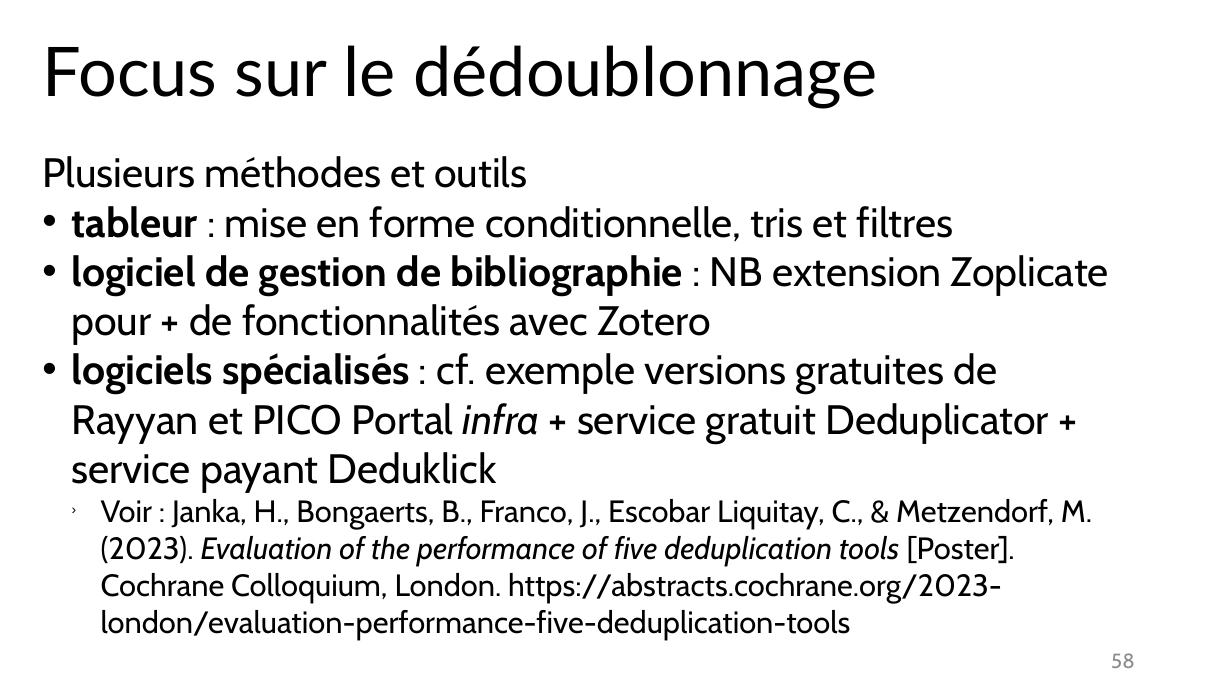
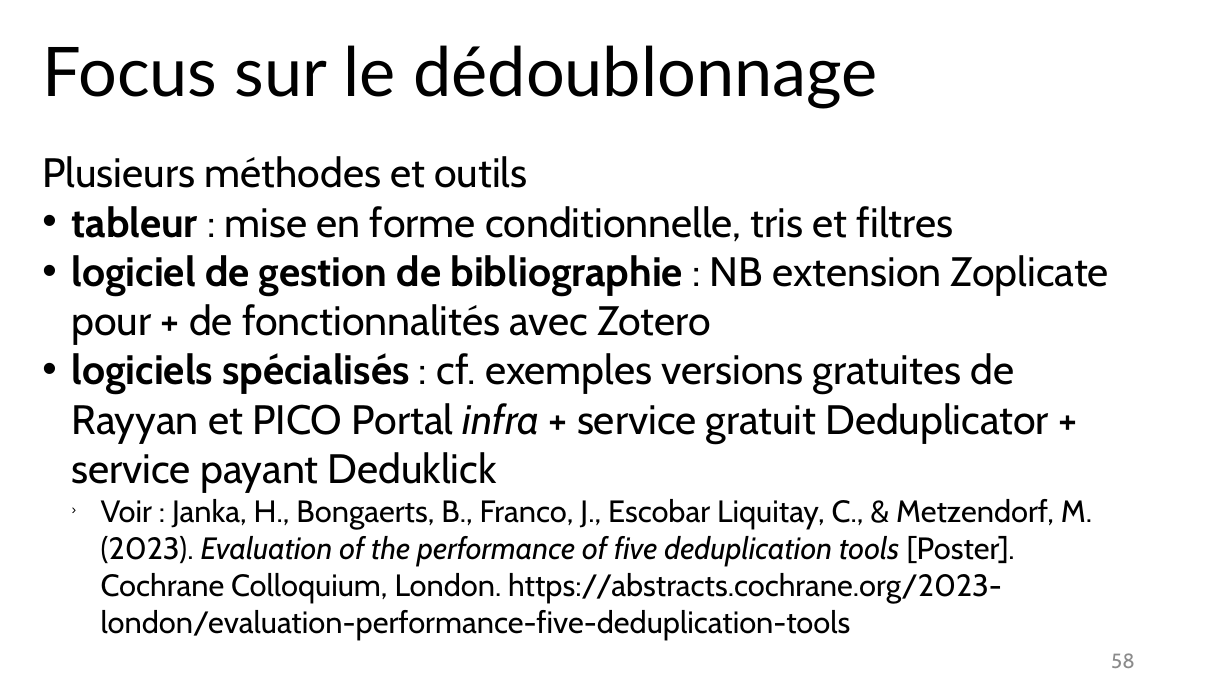
Before and after one commit to fflamerie/intro_revlit, a slide deck: slide 58 of docs/Intro_RevLit.odp. Drawn at 1232x693 pixels with LibreOffice and Linux fonts; fonts in the diff are those of the drawing. Boxes give left, top, right and bottom in pixels: in the first picture for what was removed or moved away, otherwise in the second. Text is boxed around its words. In the diff, an @@ line names an element or a change of style, - is before the commit and + after.

```diff
--- a/docs/Intro_RevLit.odp
+++ b/docs/Intro_RevLit.odp
@@ text at (72, 353, 1049, 493): text changed @@
-• logiciels spécialisés : cf. exemple versions gratuites de Rayyan et PICO Portal infra + service gratuit Deduplicator + service payant Deduklick
+• logiciels spécialisés : cf. exemples versions gratuites de Rayyan et PICO Portal infra + service gratuit Deduplicator + service payant Deduklick
```
Also in this commit, not shown: 4 other slides changed, 4 other files.
